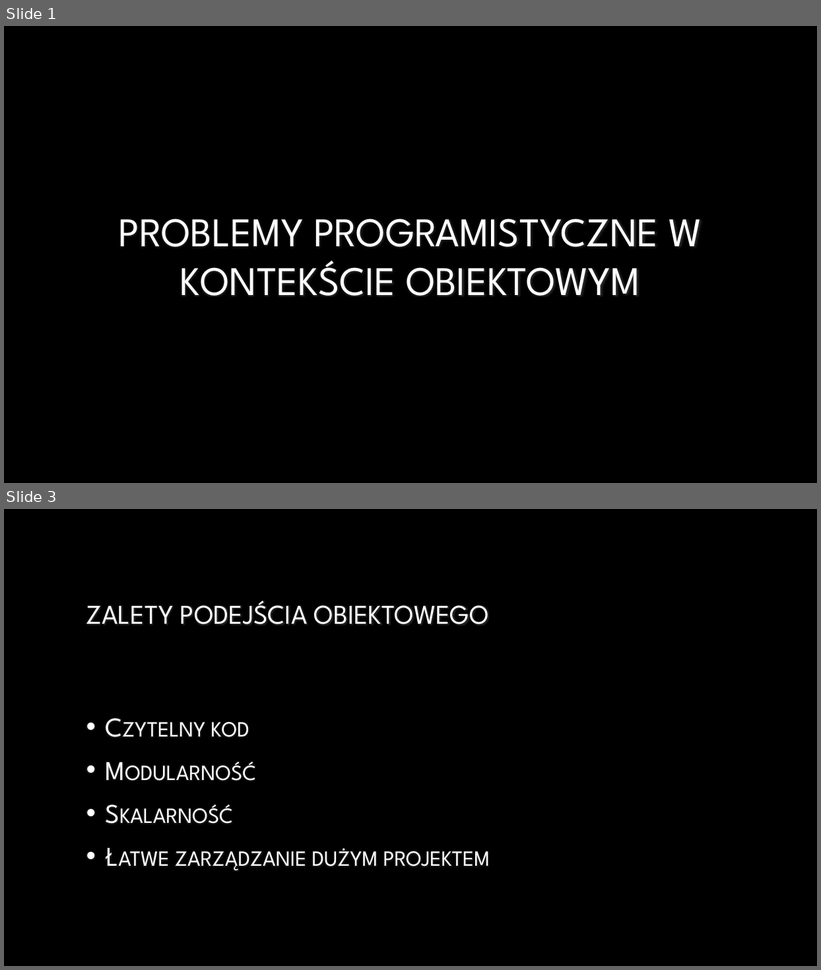
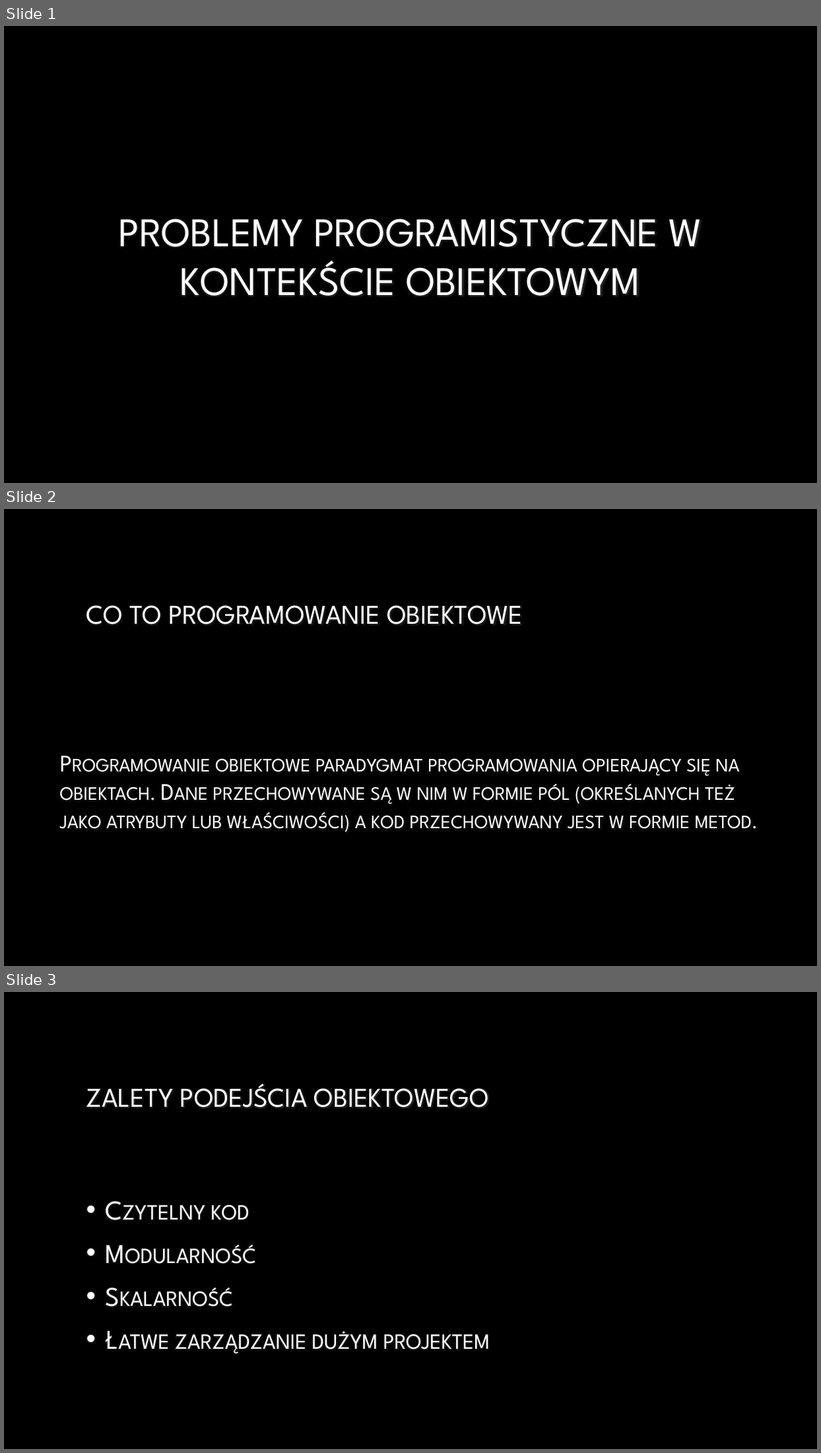
Before and after one commit to markow1997/AdvanceProgrammingTechniques_2223, a slide deck: ArturGrabowski/Presentation_ProblemyObiektowe.pptx. Shown one above the other, each under a label of ours: slides 1 and 3 before the commit, slides 1, 2 and 3 after it; the slides between them are not shown. The pictures are 821x970 and 821x1453 pixels, drawn with LibreOffice and Linux fonts; fonts in the diff are those of the drawing; background and template pictures are left out. Boxes give left, top, right and bottom in pixels: in the first picture for what was removed or moved away, otherwise in the second. Text is boxed around its words. In the diff, an @@ line names an element or a change of style, - is before the commit and + after.

Commit message:
Updated presentation and added .pdf version (#293)

```diff
--- a/ArturGrabowski/Presentation_ProblemyObiektowe.pptx
+++ b/ArturGrabowski/Presentation_ProblemyObiektowe.pptx
@@ slide 2 added at (x1=4, y1=509, x2=817, y2=966), background picture (left out) @@
@@ title added at (x1=86, y1=605, x2=523, y2=625), 32 pt, text gradient #FFFFFF to #A6A6A6 @@
+CO TO PROGRAMOWANIE OBIEKTOWE
@@ text added at (x1=60, y1=758, x2=758, y2=832), 28 pt, text gradient #FFFFFF to #BFBFBF, small capitals @@
+Programowanie obiektowe paradygmat programowania opierający się na obiektach. Dane przechowywane są w nim w formie pól (określanych też jako atrybuty lub właściwości) a kod przechowywany jest w formie metod.
```
Also in this commit, not shown: 3 other slides added, 1 slide removed, 1 other file.
